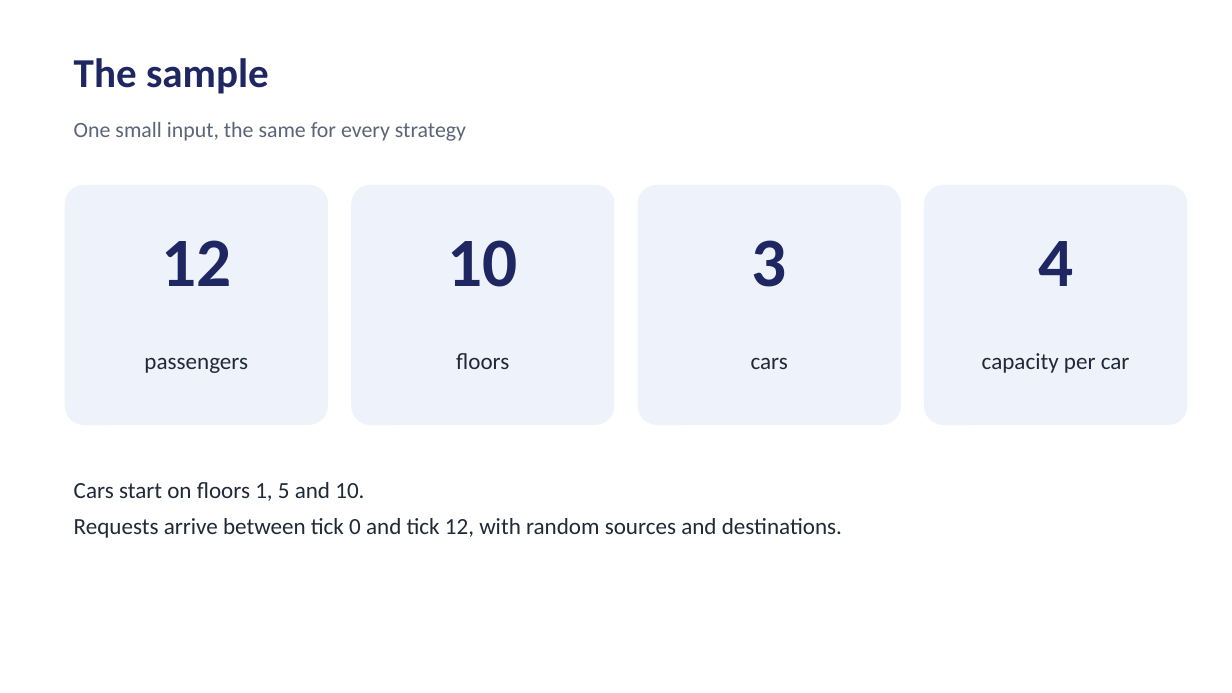
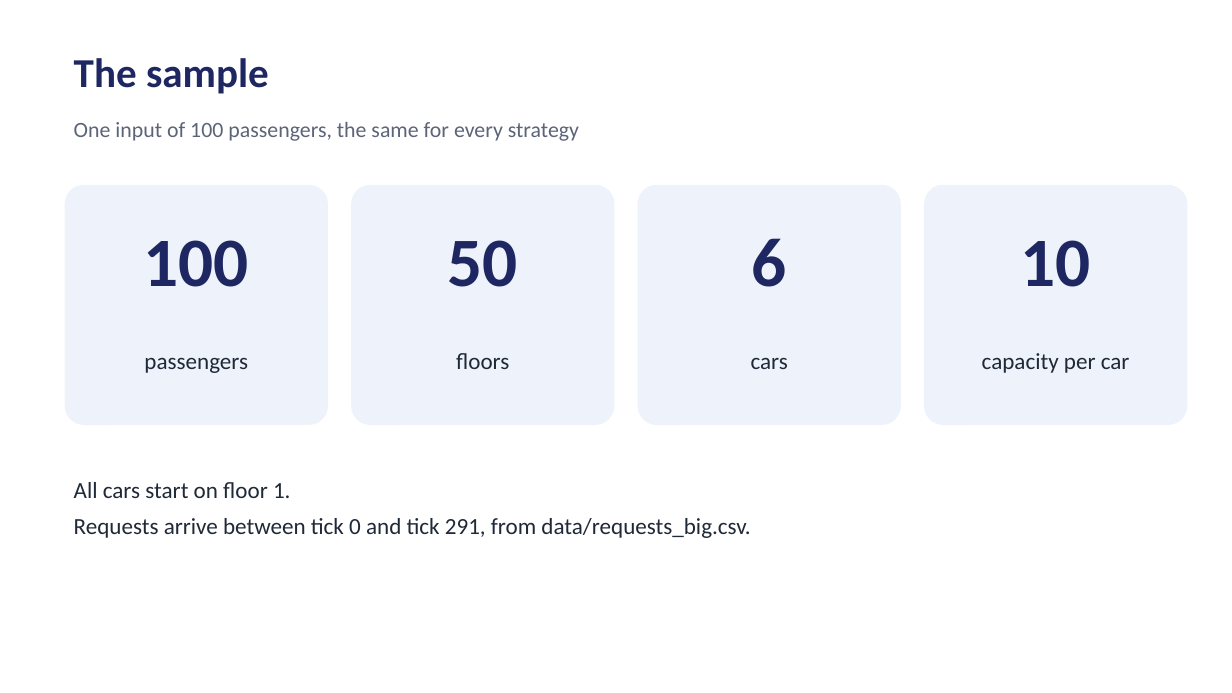
Before and after one commit to yashrajarora/kkr-simulator-python, a slide deck: slide 17 of docs/elevator_strategies_summary.pptx. Drawn at 1232x693 pixels with LibreOffice and Linux fonts; fonts in the diff are those of the drawing. Boxes give left, top, right and bottom in pixels: in the first picture for what was removed or moved away, otherwise in the second. Text is boxed around its words. In the diff, an @@ line names an element or a change of style, - is before the commit and + after.

Commit message:
Changes to nearest car scenario and other sample data changes

```diff
--- a/docs/elevator_strategies_summary.pptx
+++ b/docs/elevator_strategies_summary.pptx
@@ text at [74,122,579,141]: text changed @@
-One small input, the same for every strategy
+One input of 100 passengers, the same for every strategy
@@ text at [752,238,787,287]: text changed @@
-3
+6
@@ text at [144,240,249,287]: text changed @@
-12
+100
@@ text at [448,240,518,287]: text changed @@
-10
+50
@@ text at [1021,240,1091,287]: text changed @@
-4
+10
@@ text at [74,482,750,538]: text changed @@
-Cars start on floors 1, 5 and 10.
-Requests arrive between tick 0 and tick 12, with random sources and destinations.
+All cars start on floor 1.
+Requests arrive between tick 0 and tick 291, from data/requests_big.csv.
```
Also in this commit, not shown: 10 other slides changed, 6 slides added, 13 other files.
